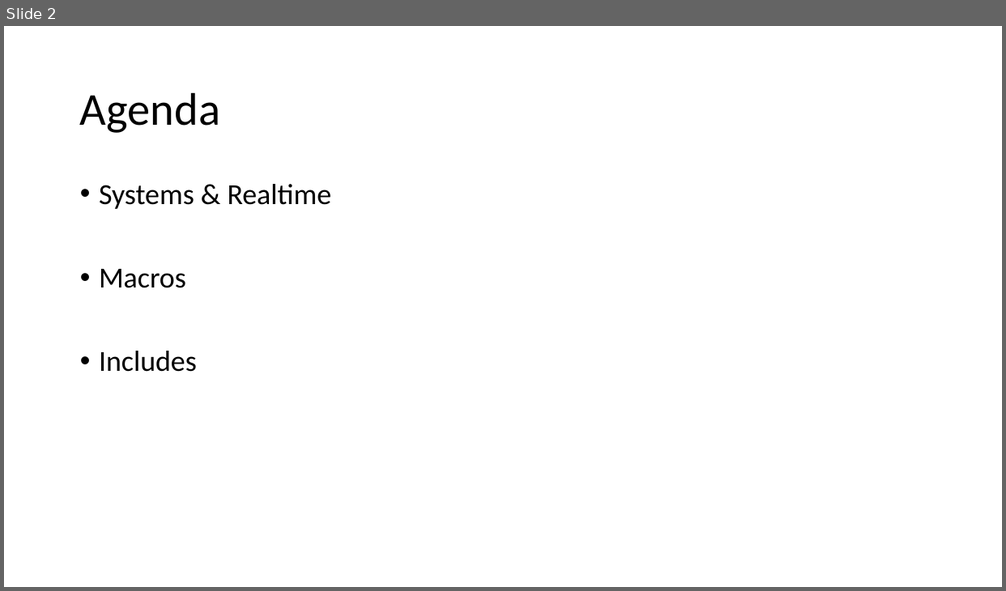
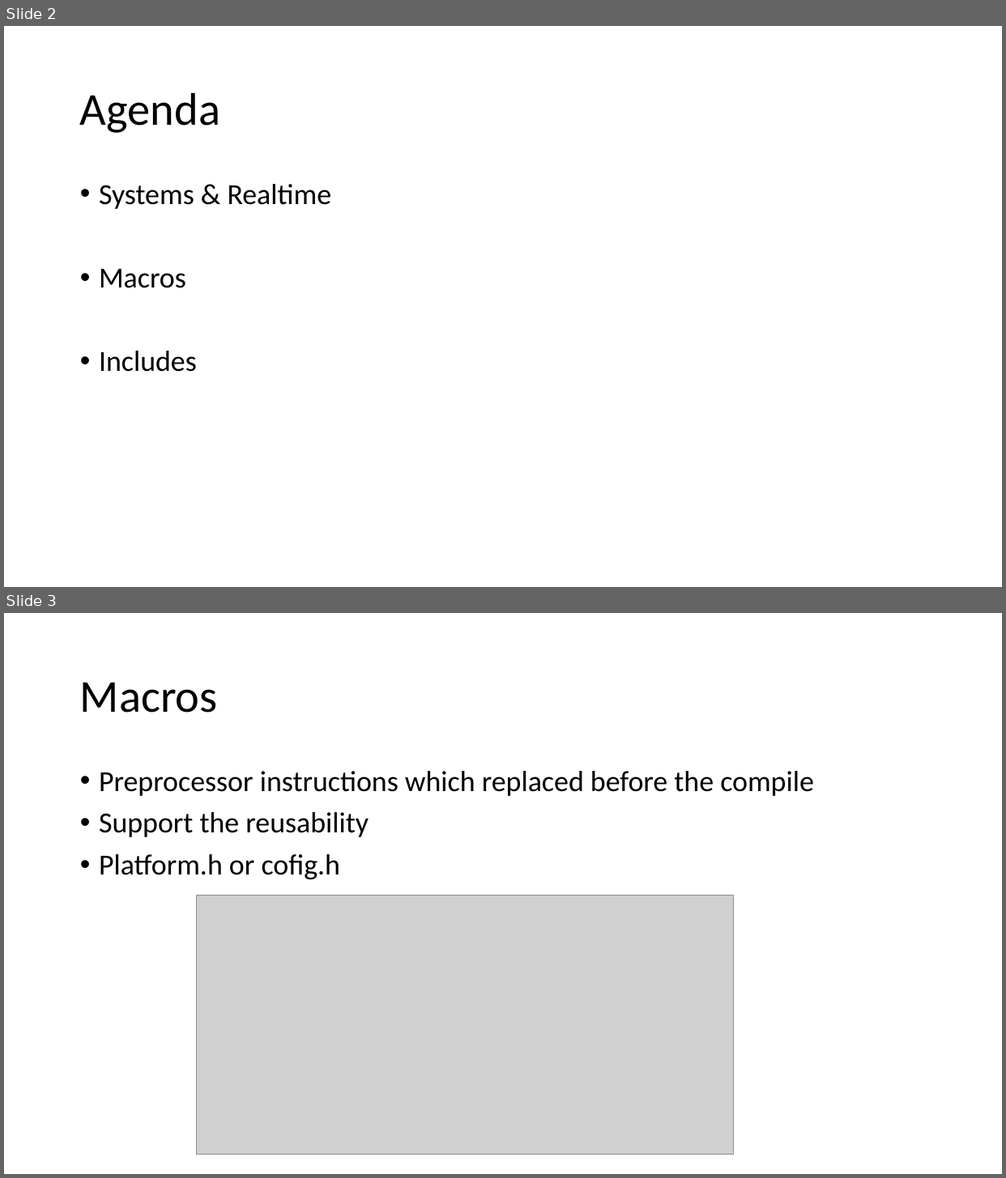
Before and after one commit to tametry/Team9, a slide deck: Recap/Recap SW2 Yves.pptx. Shown one above the other, each under a label of ours: slide 2 before the commit, slides 2 and 3 after it. The pictures are 1006x591 and 1006x1178 pixels, drawn with LibreOffice and Linux fonts; fonts in the diff are those of the drawing; grey boxes stand for pictures. Boxes give left, top, right and bottom in pixels: in the first picture for what was removed or moved away, otherwise in the second. Text is boxed around its words. In the diff, an @@ line names an element or a change of style, - is before the commit and + after.

```diff
--- a/Recap/Recap SW2 Yves.pptx
+++ b/Recap/Recap SW2 Yves.pptx
@@ slide 3 added at box(4, 613, 1002, 1174), background #FFFFFF @@
@@ title added at box(80, 682, 218, 713), 44 pt, text #000000 @@
+Macros
@@ text added at box(99, 771, 814, 879), 28 pt, text #000000 @@
+• Preprocessor instructions which replaced before the compile
+• Support the reusability
+• Platform.h or cofig.h
@@ picture added at box(197, 895, 734, 1154) @@
```
Also in this commit, not shown: 7 other slides added, 3 slides removed, 1 other file.
